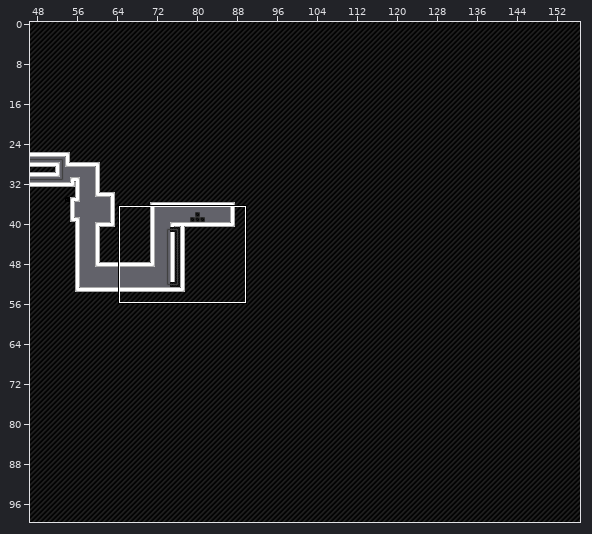
Two versions of a level (Tiled map (JSON), assets/levels/level6.json). The first picture is a wide view before the edit; the outline marks the close-up.
Close-up. As it was:
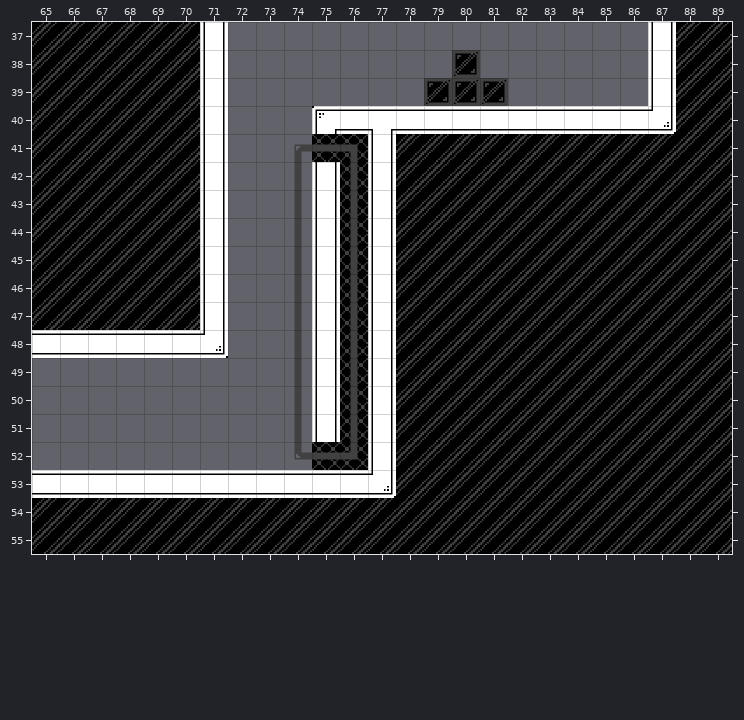
Cells are 32x32 px. Shown: x 65..89, y 37..55. The commit also changed other parts of the map, which this record leaves out.
New version:
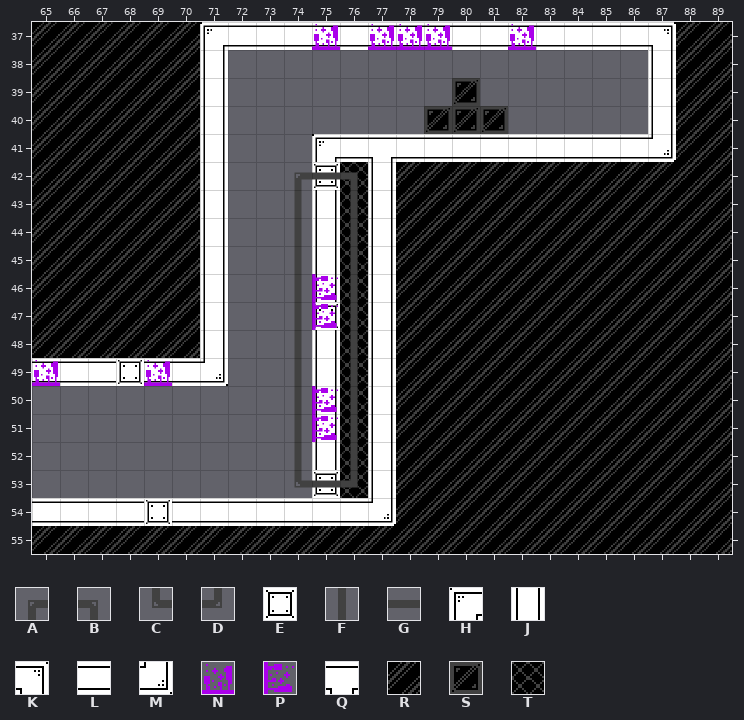
Key: from "tilemap": A 0, B 1, C 8, D 9, E 11, F 16, G 17, H 27, J 28, K 29, L 36, M 37, N 41, P 42, Q 47, R 60, S 61, T 63.
_ is an empty cell.
The edit:
Layer "Tile Layer 1":
y 37: x 71..87 J_______________J -> HLLLLLLLLLLLLLLLK
y 40: x 75..87 HLQLLLLLLLLLM -> ____________J
y 41: x 75..87 TTJRRRRRRRRRR -> HLQLLLLLLLLLM
y 42: x 75 J -> E
y 47: x 75 J -> E
y 48: x 65..71 LLLLLLM -> RRRRRRJ
y 49: x 65..71 _______ -> LLLELLM
y 52: x 75 T -> J
y 53: x 65..77 LLLLLLLLLLLLM -> __________ETJ
y 54: x 65..77 RRRRRRRRRRRRR -> LLLLELLLLLLLM
Layer "Tile Layer 2":
y 37: x 75 _ -> N; x 77..79 ___ -> NNN; x 82 _ -> N
y 38: x 80 S -> _
y 39: x 79 S -> _; x 81 S -> _
y 40: x 79..81 ___ -> SSS
y 41: x 74..76 AGB -> ___
y 42: x 74..76 F_F -> AGB
y 46..47: x 75 _ -> P
y 49: x 65 _ -> N; x 69 _ -> N
y 50..51: x 75 _ -> P
y 52: x 74..76 CGD -> F_F
y 53: x 74..76 ___ -> CGD
Where, in picture pixels (left, top, right, bottom), the same in both close-ups:
changed: (200, 22, 676, 190)
changed: (312, 274, 338, 330)
changed: (32, 330, 228, 386)
changed: (32, 386, 396, 526)
